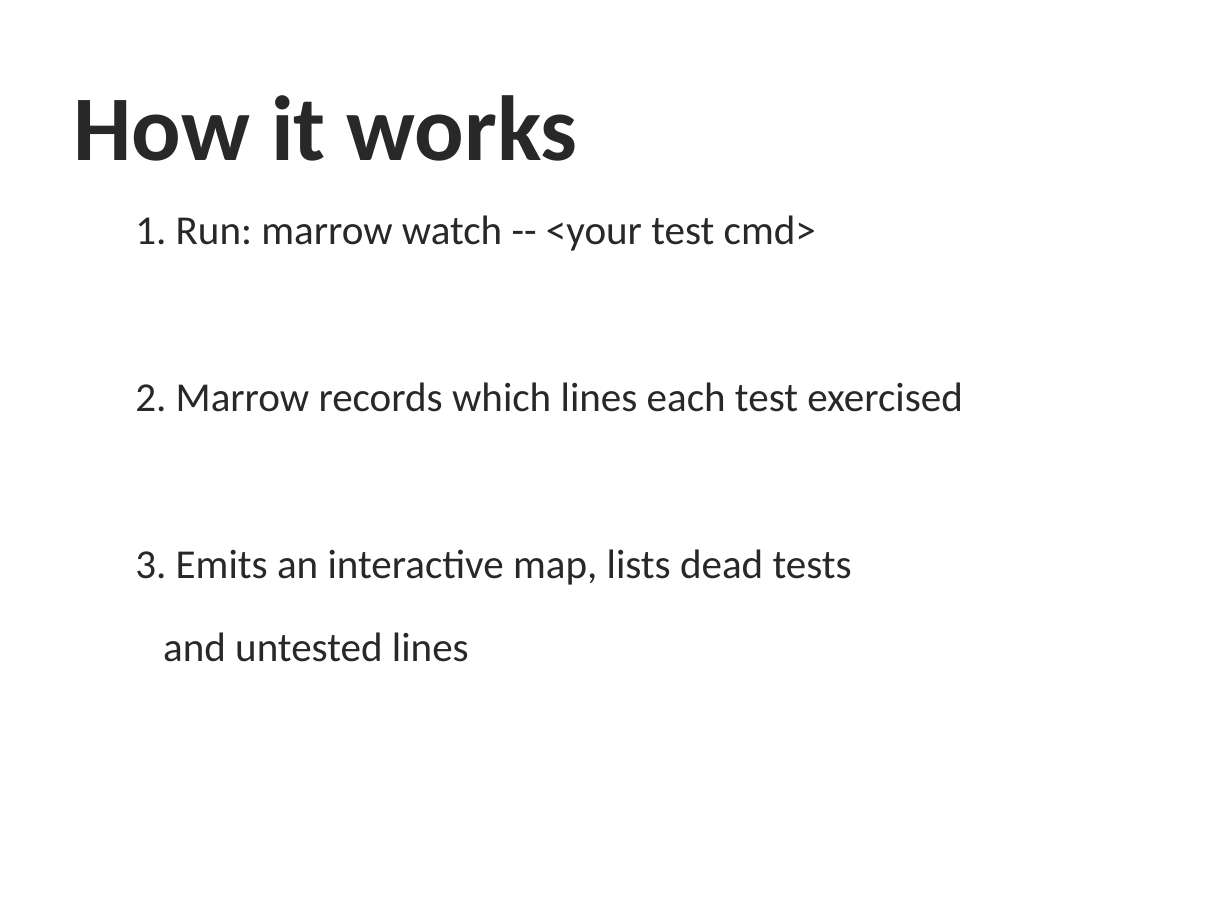
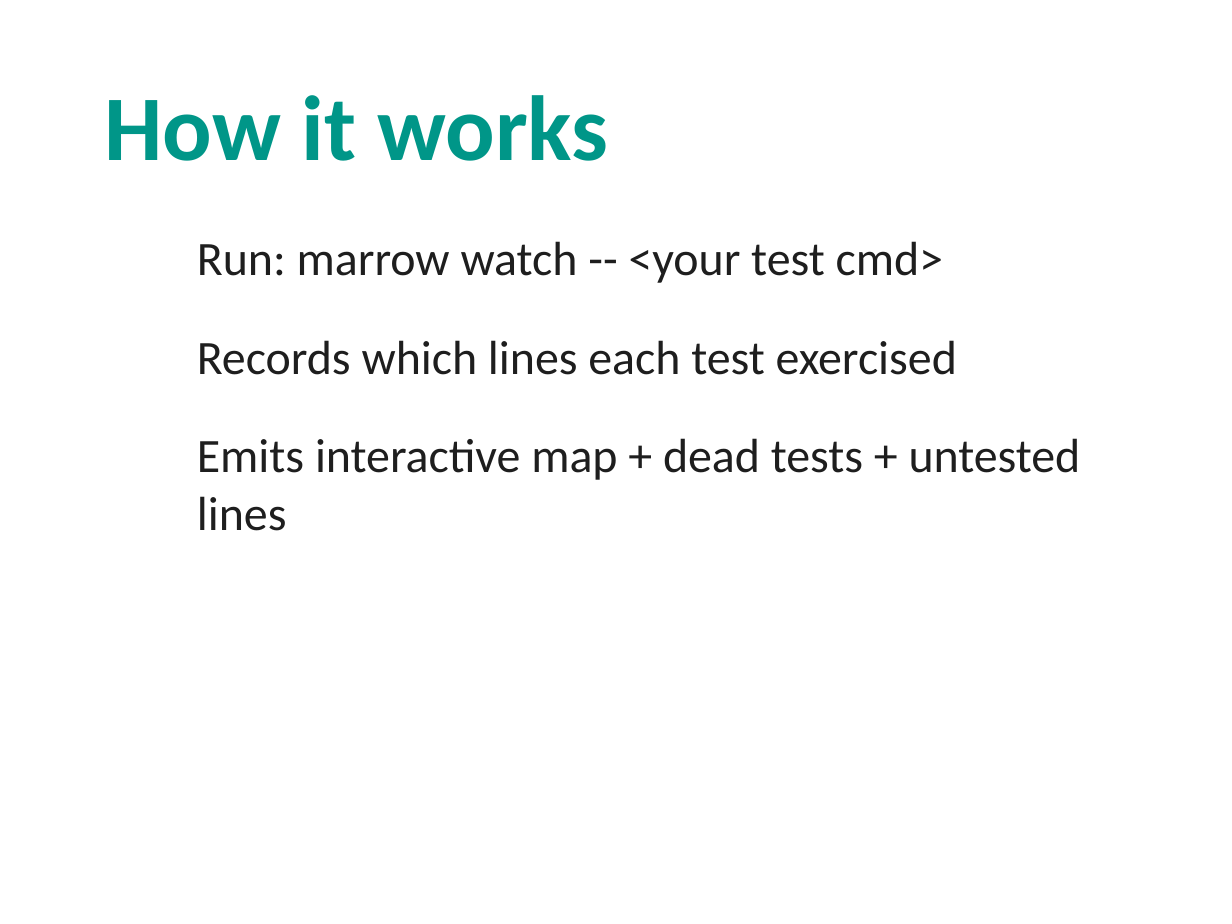
Before and after one commit to HrudithL/whetstone, a slide deck: slide 4 of harness/out/pptx/pitch_deck/cold/deck.pptx. Drawn at 1232x924 pixels with LibreOffice and Linux fonts; fonts in the diff are those of the drawing. Boxes give left, top, right and bottom in pixels: in the first picture for what was removed or moved away, otherwise in the second. Text is boxed around its words. In the diff, an @@ line names an element or a change of style, - is before the commit and + after.

```diff
--- a/harness/out/pptx/pitch_deck/cold/deck.pptx
+++ b/harness/out/pptx/pitch_deck/cold/deck.pptx
@@ text "How it works": place and size @@
-text "How it works" at (74, 95, 578, 161)
+text "How it works" at (104, 95, 608, 161)
@@ text "How it works" at (104, 95, 608, 161): text colour #282828 to #009688 @@
@@ text at (197, 241, 1081, 531): text changed; size 24 to 28 pt; text colour #282828 to #1E1E1E @@
-1. Run: marrow watch -- <your test cmd>
-2. Marrow records which lines each test exercised
-3. Emits an interactive map, lists dead tests
-and untested lines
+Run: marrow watch -- <your test cmd>
+Records which lines each test exercised
+Emits interactive map + dead tests + untested lines
```
Also in this commit, not shown: 4 other slides changed, 25 other files.
